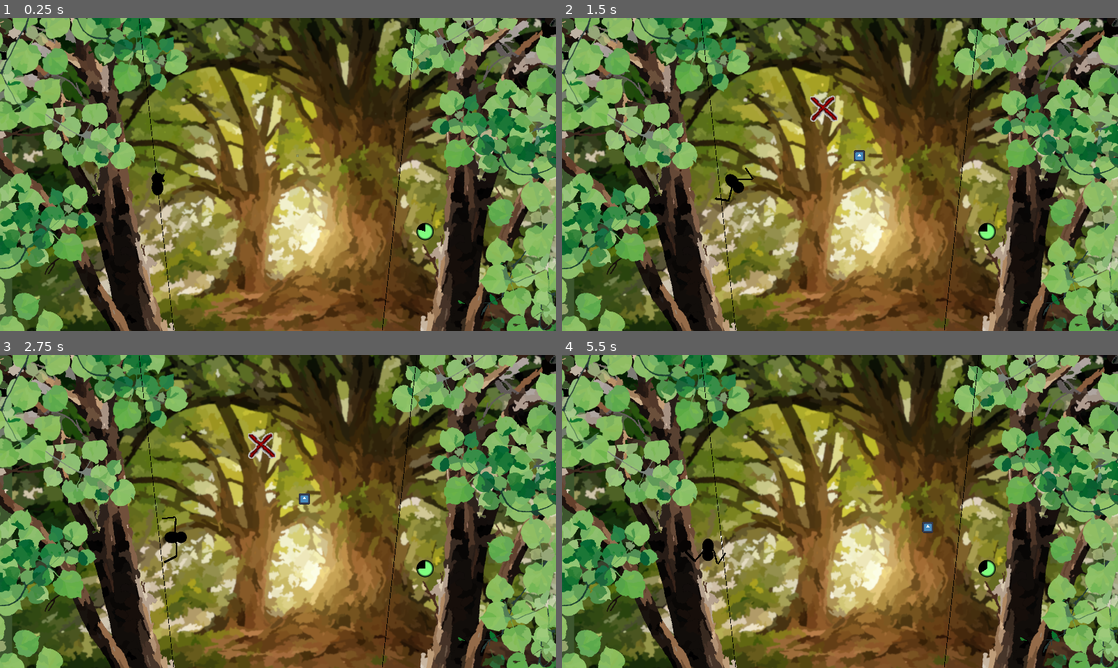
Above: before the commit, frames 1-4 (two rows, left to right).
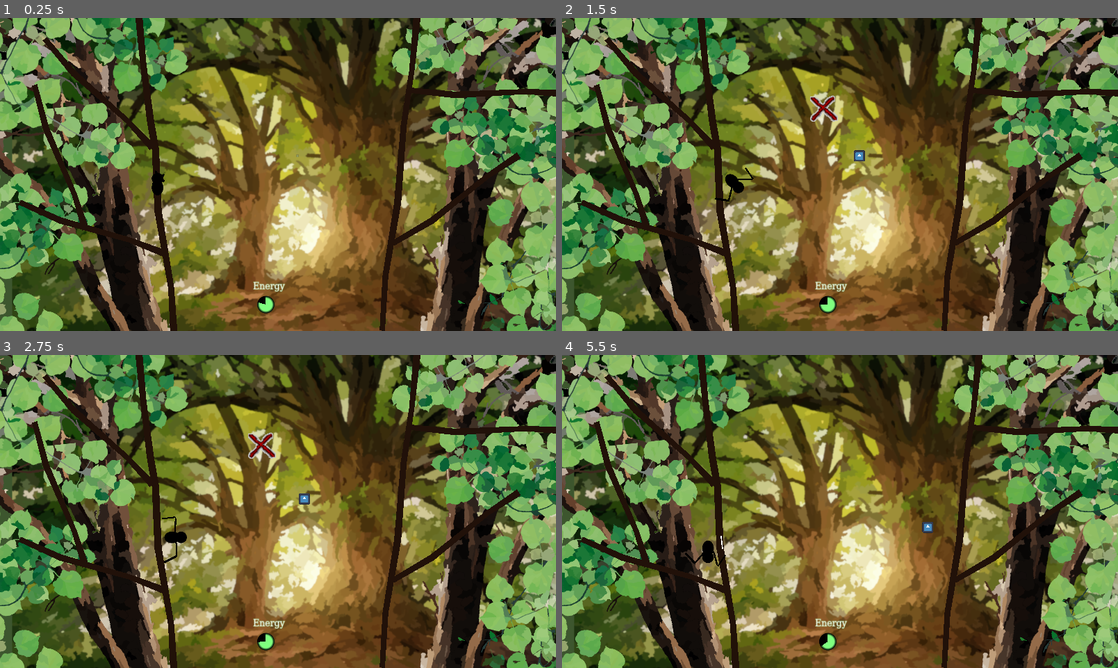
Above: after the commit, the same moments.

Repository: InRe-Dan/ld56
Game: Godot game, scene res://world/world.tscn
The game is run twice, just before and just after one commit, with the same random seed, the same clock (stepped at 60 frames per second) and the same inputs. The engine's default icon, where the game draws it, is replaced by a stand-in: a white triangle on a blue panel in a dark square.
Inputs (mouse positions are in pixels of both pictures, inside the frame that each line leads up to):
- Up to frame 1 (0.25 s): no input
- Up to frame 2 (1.5 s): tap Enter at 0.5 s; move the mouse to (962, 158) at 0.52 s; hold D (move_right) 0.53-1.28 s; hold Right mouse button (destroy_web) 0.53-1.28 s; move the mouse to (728, 190) at 1.27 s; hold S (move_down) from 1.28 s (still down); click (728, 190) at 1.35 s
- Up to frame 3 (2.75 s): move the mouse to (333, 442) at 2.02 s; release S (move_down) at 2.03 s; hold D (move_right) from 2.03 s (still down); hold Right mouse button (destroy_web) from 2.03 s (still down)
- Up to frame 4 (5.5 s): move the mouse to (812, 574) at 2.77 s; release D (move_right) at 2.78 s; release Right mouse button (destroy_web) at 2.78 s; hold W (move_up) 2.78-3.53 s; click (812, 574) at 2.85 s; move the mouse to (1006, 558) at 3.52 s; hold Right mouse button (destroy_web) 3.53-4.28 s; hold A (move_left) 3.53-5.03 s; move the mouse to (673, 464) at 4.27 s; click (673, 464) at 4.35 s; move the mouse to (867, 511) at 5.02 s; hold S (move_down) from 5.03 s (still down); hold Right mouse button (destroy_web) from 5.03 s (still down)

The runs differ from the first frame. In frame 1, 4.5% of the frame differs, in the area x 3-100%, y 0-100%; in frame 2, 4.6%; in frame 3, 4.6%; in frame 4, 4.7%.

Commit message:
Bigger and slightly nicer level

Diff:
--- a/menus/game_ui.tscn
+++ b/menus/game_ui.tscn
@@ -30,6 +30,29 @@
 fill = 1
 fill_from = Vector2(0.5, 0.5)
 
+[sub_resource type="FontFile" id="FontFile_coed3"]
+cache/0/64/0/ascent = 0.0
+cache/0/64/0/descent = 0.0
+cache/0/64/0/underline_position = 0.0
+cache/0/64/0/underline_thickness = 0.0
+cache/0/64/0/scale = 1.0
+cache/0/16/0/ascent = 0.0
+cache/0/16/0/descent = 0.0
+cache/0/16/0/underline_position = 0.0
+cache/0/16/0/underline_thickness = 0.0
+cache/0/16/0/scale = 1.0
+cache/0/30/0/ascent = 0.0
+cache/0/30/0/descent = 0.0
+cache/0/30/0/underline_position = 0.0
+cache/0/30/0/underline_thickness = 0.0
+cache/0/30/0/scale = 1.0
+
+[sub_resource type="LabelSettings" id="LabelSettings_xe5ga"]
+font = SubResource("FontFile_coed3")
+font_size = 30
+outline_size = 5
+outline_color = Color(0.57, 1, 0.57, 0.431373)
+
 [node name="GameUI" type="Control"]
 layout_mode = 3
 anchors_preset = 15
@@ -43,12 +66,21 @@
 
 [node name="TextureProgressBar" type="TextureProgressBar" parent="."]
 layout_mode = 0
-offset_left = 1436.0
-offset_top = 705.0
-offset_right = 1500.0
-offset_bottom = 769.0
+offset_left = 886.0
+offset_top = 957.0
+offset_right = 950.0
+offset_bottom = 1021.0
 step = 0.0
 fill_mode = 4
 texture_under = SubResource("GradientTexture2D_vif3w")
 texture_over = SubResource("GradientTexture2D_t8y6r")
 texture_progress = SubResource("GradientTexture2D_37tsx")
+
+[node name="Label" type="Label" parent="."]
+layout_mode = 0
+offset_left = 874.0
+offset_top = 911.0
+offset_right = 1067.0
+offset_bottom = 998.0
+text = "Energy"
+label_settings = SubResource("LabelSettings_xe5ga")
--- a/world/world.tscn
+++ b/world/world.tscn
@@ -18,6 +18,14 @@
 [sub_resource type="Curve" id="Curve_ek8vk"]
 _data = [Vector2(0, 0), 0.0, 0.982845, 0, 0, Vector2(1, 1), 1.08666, 0.0, 0, 0]
 point_count = 2
+
+[sub_resource type="Curve" id="Curve_l8ggl"]
+_data = [Vector2(0, 1), 0.0, 0.0, 0, 0, Vector2(0.166096, 0.864721), 0.0, 0.0, 0, 0, Vector2(0.291667, 1), 0.0, 0.0, 0, 0, Vector2(0.505708, 1), 0.0, 0.0, 0, 0, Vector2(0.628425, 1), 0.0, 0.0, 0, 0, Vector2(0.739726, 1), 0.0, 0.0, 0, 0, Vector2(0.83105, 0.815228), 0.0, 0.0, 0, 0, Vector2(1, 1), 0.0, 0.0, 0, 0]
+point_count = 8
+
+[sub_resource type="Curve" id="Curve_qf50r"]
+_data = [Vector2(0, 1), 0.0, 0.0, 0, 0, Vector2(0.211758, 0.707995), 0.0, 0.0, 0, 0, Vector2(0.497146, 1), 0.0, 0.0, 0, 0, Vector2(1, 0.74099), 0.0, 0.0, 0, 0]
+point_count = 4
 
 [node name="World" type="Node2D"]
 script = ExtResource("1_m6c00")
@@ -40,37 +48,124 @@
 texture = ExtResource("4_2hkic")
 centered = false
 
+[node name="Trees" type="Node2D" parent="."]
+
+[node name="LeftTree" type="StaticBody2D" parent="Trees"]
+collision_layer = 18
+collision_mask = 14
+
+[node name="VisualMask" type="Line2D" parent="Trees/LeftTree"]
+points = PackedVector2Array(480, 0, 495, 161, 519.11, 351.989, 537, 454, 546, 667, 591, 930, 600, 1080)
+width = 25.0
+width_curve = SubResource("Curve_l8ggl")
+default_color = Color(0.13, 0.06747, 0.0338, 1)
+
+[node name="CollisionMask" type="CollisionPolygon2D" parent="Trees/LeftTree"]
+build_mode = 1
+polygon = PackedVector2Array(480, 0, 600, 1080)
+
+[node name="RightTree" type="StaticBody2D" parent="Trees"]
+collision_layer = 18
+collision_mask = 14
+
+[node name="VisualMask" type="Line2D" parent="Trees/RightTree"]
+position = Vector2(0, -1)
+points = PackedVector2Array(1440, 0, 1422, 183, 1394, 372, 1373, 640, 1331, 891, 1320, 1080)
+width = 25.0
+width_curve = SubResource("Curve_qf50r")
+default_color = Color(0.129412, 0.0666667, 0.0352941, 1)
+
+[node name="CollisionMask" type="CollisionPolygon2D" parent="Trees/RightTree"]
+build_mode = 1
+polygon = PackedVector2Array(1440, 0, 1320, 1080)
+
+[node name="RightBranch" type="StaticBody2D" parent="Trees"]
+collision_layer = 18
+collision_mask = 14
+
+[node name="VisualMask" type="Line2D" parent="Trees/RightBranch"]
+position = Vector2(0, -1)
+points = PackedVector2Array(1792, 475, 1684, 546, 1492, 700, 1358, 778)
+width = 25.0
+width_curve = SubResource("Curve_qf50r")
+default_color = Color(0.129412, 0.0666667, 0.0352941, 1)
+
+[node name="CollisionMask" type="CollisionPolygon2D" parent="Trees/RightBranch"]
+build_mode = 1
+polygon = PackedVector2Array(1792, 475, 1358, 778)
+
+[node name="RightBranch2" type="StaticBody2D" parent="Trees"]
+position = Vector2(777, -1179)
+rotation = 0.630475
+collision_layer = 18
+collision_mask = 14
+
+[node name="VisualMask" type="Line2D" parent="Trees/RightBranch2"]
+position = Vector2(0, -1)
+points = PackedVector2Array(1792, 475, 1684, 546, 1492, 700, 1358, 778)
+width = 25.0
+width_curve = SubResource("Curve_qf50r")
+default_color = Color(0.129412, 0.0666667, 0.0352941, 1)
+
+[node name="CollisionMask" type="CollisionPolygon2D" parent="Trees/RightBranch2"]
+build_mode = 1
+polygon = PackedVector2Array(1792, 475, 1358, 778)
+
+[node name="LeftBranch" type="StaticBody2D" parent="Trees"]
+position = Vector2(-91, -921)
+rotation = 0.949372
+collision_layer = 18
+collision_mask = 14
+
+[node name="VisualMask" type="Line2D" parent="Trees/LeftBranch"]
+position = Vector2(0, -1)
+points = PackedVector2Array(1792, 475, 1684, 546, 1492, 700, 1358, 778)
+width = 25.0
+width_curve = SubResource("Curve_qf50r")
+default_color = Color(0.129412, 0.0666667, 0.0352941, 1)
+
+[node name="CollisionMask" type="CollisionPolygon2D" parent="Trees/LeftBranch"]
+build_mode = 1
+polygon = PackedVector2Array(1792, 475, 1358, 778)
+
+[node name="LeftBranch2" type="StaticBody2D" parent="Trees"]
+position = Vector2(688, -1399)
+rotation = 1.39924
+collision_layer = 18
+collision_mask = 14
+
+[node name="VisualMask" type="Line2D" parent="Trees/LeftBranch2"]
+position = Vector2(0, -1)
+points = PackedVector2Array(1792, 475, 1684, 546, 1492, 700, 1358, 778)
+width = 25.0
+width_curve = SubResource("Curve_qf50r")
+default_color = Color(0.129412, 0.0666667, 0.0352941, 1)
+
+[node name="CollisionMask" type="CollisionPolygon2D" parent="Trees/LeftBranch2"]
+build_mode = 1
+polygon = PackedVector2Array(1792, 475, 1358, 778)
+
+[node name="LeftBranch3" type="StaticBody2D" parent="Trees"]
+position = Vector2(1230, -871)
+rotation = 1.84048
+collision_layer = 18
+collision_mask = 14
+
+[node name="VisualMask" type="Line2D" parent="Trees/LeftBranch3"]
+position = Vector2(0, -1)
+points = PackedVector2Array(1792, 475, 1684, 546, 1492, 700, 1358, 778)
+width = 25.0
+width_curve = SubResource("Curve_qf50r")
+default_color = Color(0.129412, 0.0666667, 0.0352941, 1)
+
+[node name="CollisionMask" type="CollisionPolygon2D" parent="Trees/LeftBranch3"]
+build_mode = 1
+polygon = PackedVector2Array(1792, 475, 1358, 778)
+
 [node name="WebFactory" parent="." instance=ExtResource("2_u3u5w")]
 
 [node name="Spider" parent="." instance=ExtResource("3_pypjb")]
 position = Vector2(544, 569)
-
-[node name="LeftTree" type="StaticBody2D" parent="."]
-collision_layer = 18
-collision_mask = 14
-
-[node name="VisualMask" type="Line2D" parent="LeftTree"]
-points = PackedVector2Array(480, 0, 600, 1080)
-width = 2.0
-default_color = Color(0, 0, 0, 1)
-
-[node name="CollisionMask" type="CollisionPolygon2D" parent="LeftTree"]
-build_mode = 1
-polygon = PackedVector2Array(480, 0, 600, 1080)
-
-[node name="RightTree" type="StaticBody2D" parent="."]
-collision_layer = 18
-collision_mask = 14
-
-[node name="VisualMask" type="Line2D" parent="RightTree"]
-position = Vector2(0, -1)
-points = PackedVector2Array(1440, 0, 1320, 1080)
-width = 2.0
-default_color = Color(0, 0, 0, 1)
-
-[node name="CollisionMask" type="CollisionPolygon2D" parent="RightTree"]
-build_mode = 1
-polygon = PackedVector2Array(1440, 0, 1320, 1080)
 
 [node name="Fly" parent="." instance=ExtResource("5_lpks7")]
 position = Vector2(1027, 476)
Not shown: 1 places in menus/game_ui.tscn that only renumber resources
Not shown: 1 places in world/world.tscn that only renumber resources
